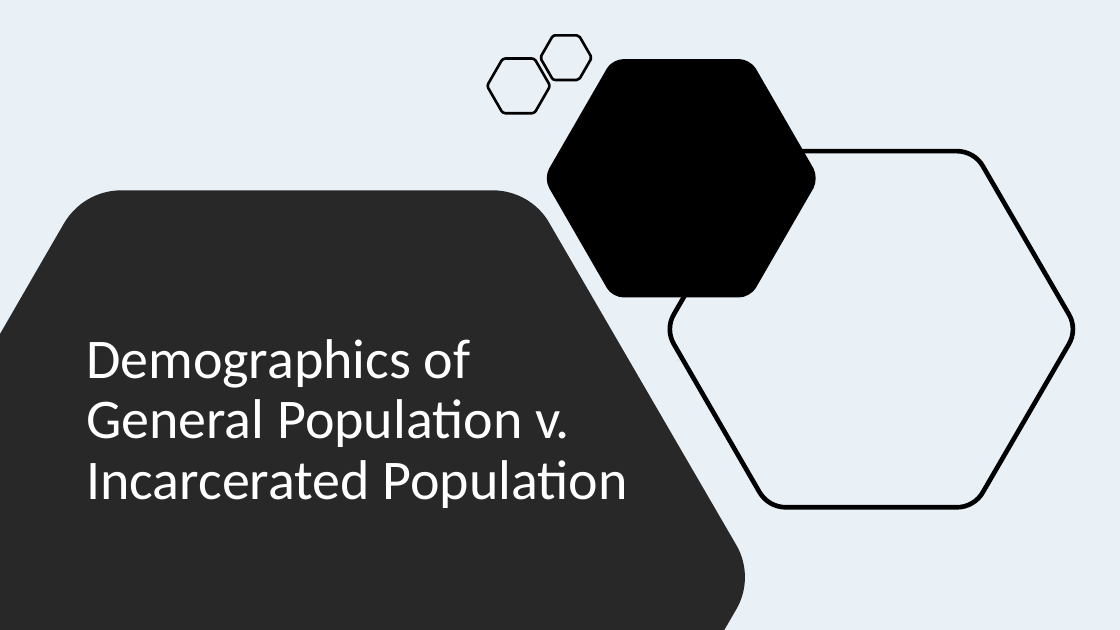
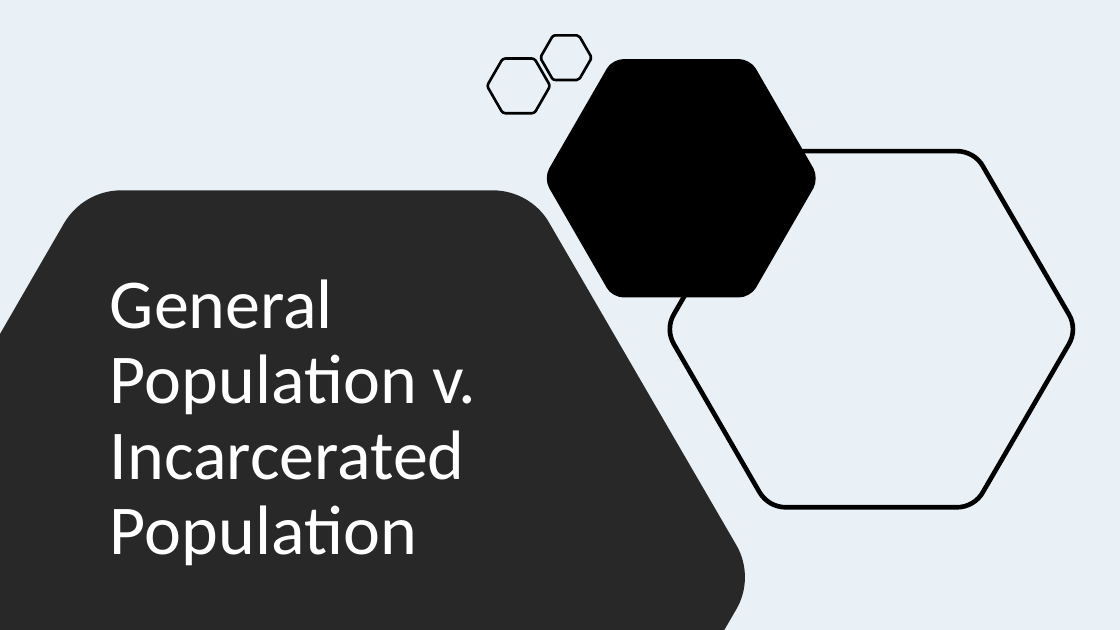
Before and after one commit to jenwhitson/sentencing_project, a slide deck: slide 5 of Presentation.pptx. Drawn at 1120x630 pixels with LibreOffice and Linux fonts; fonts in the diff are those of the drawing. Boxes give left, top, right and bottom in pixels: in the first picture for what was removed or moved away, otherwise in the second. Text is boxed around its words. In the diff, an @@ line names an element or a change of style, - is before the commit and + after.

```diff
--- a/Presentation.pptx
+++ b/Presentation.pptx
@@ title at <box>110,279,476,566</box>: text changed; size 48 to 60 pt @@
-Demographics of General Population v. Incarcerated Population
+General Population v. Incarcerated Population
```
Also in this commit, not shown: 6 other slides changed, 1 other file.
